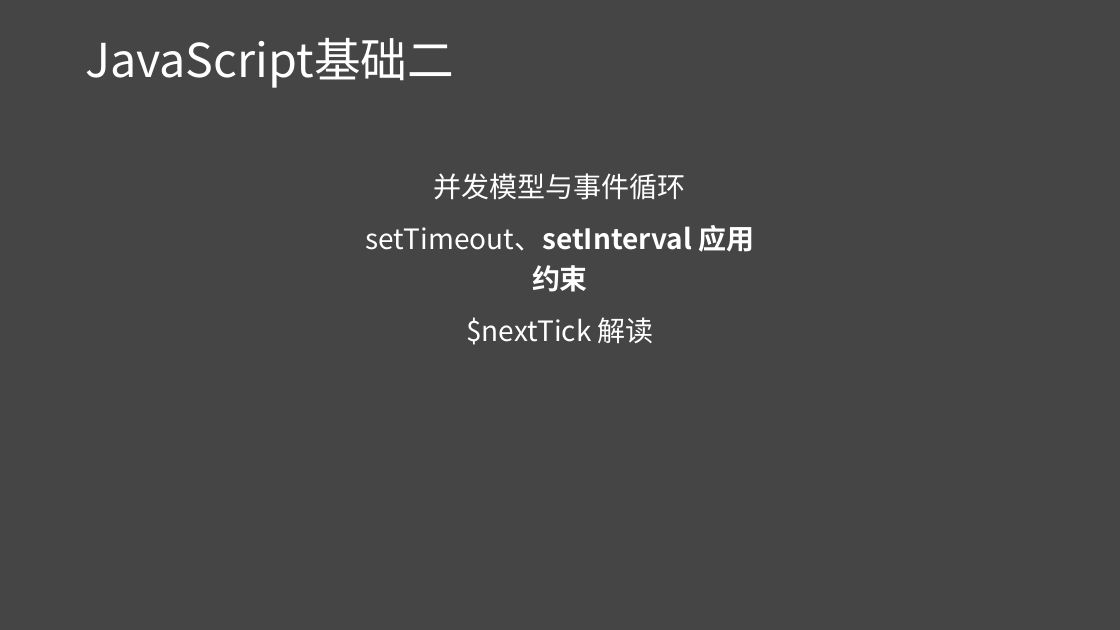
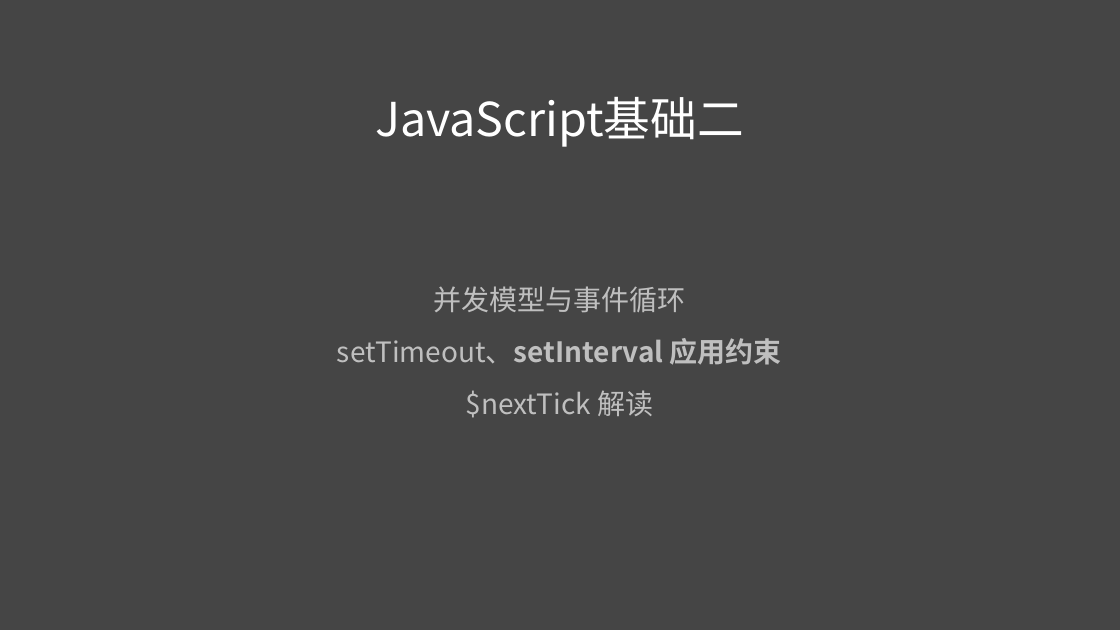
Before and after one commit to liuweiGL/share, a slide deck: slide 1 of ppt/JavaScript基础二.pptx. Drawn at 1120x630 pixels with LibreOffice and Linux fonts; fonts in the diff are those of the drawing. Boxes give left, top, right and bottom in pixels: in the first picture for what was removed or moved away, otherwise in the second. Text is boxed around its words. In the diff, an @@ line names an element or a change of style, - is before the commit and + after.

```diff
--- a/ppt/JavaScript基础二.pptx
+++ b/ppt/JavaScript基础二.pptx
@@ title "JavaScript基础二" moved from (x1=85, y1=38, x2=454, y2=88) to (x1=375, y1=97, x2=744, y2=147) @@
@@ title "JavaScript基础二" at (x1=375, y1=97, x2=744, y2=147): alignment left to centre @@
@@ text "并发模型与事件循环" moved from (x1=365, y1=173, x2=754, y2=345) to (x1=337, y1=286, x2=782, y2=418) @@
@@ text "并发模型与事件循环" at (x1=337, y1=286, x2=782, y2=418): text colour #FFFFFF to #BFBFBF @@
```
Also in this commit, not shown: 1 other slide changed, 4 slides added.
